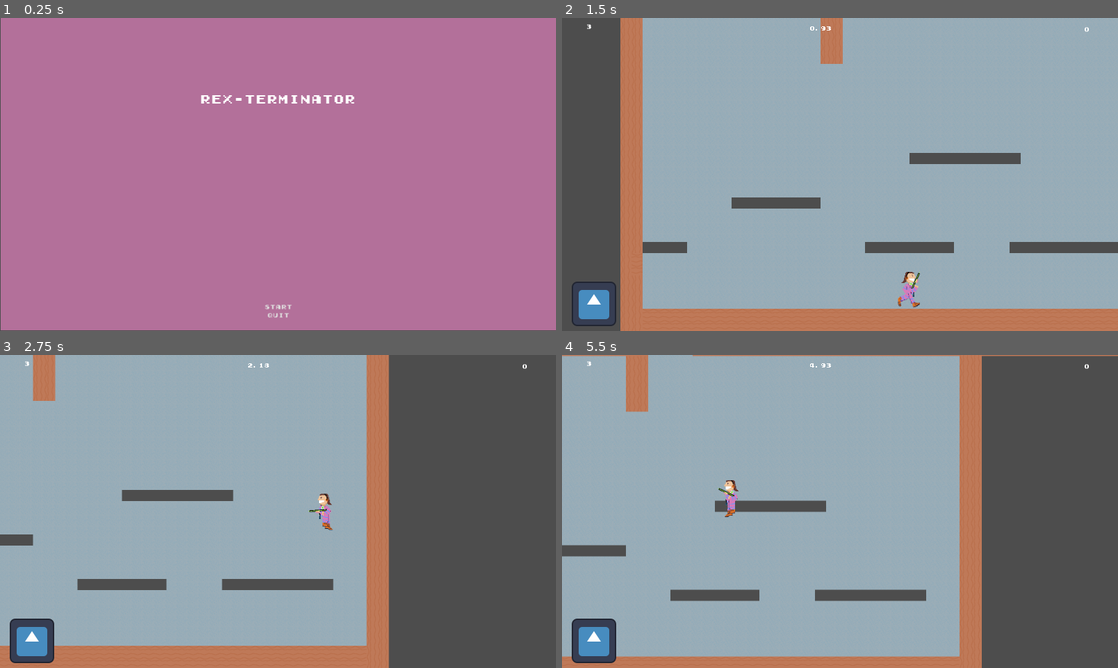
Above: before the commit, frames 1-4 (two rows, left to right).
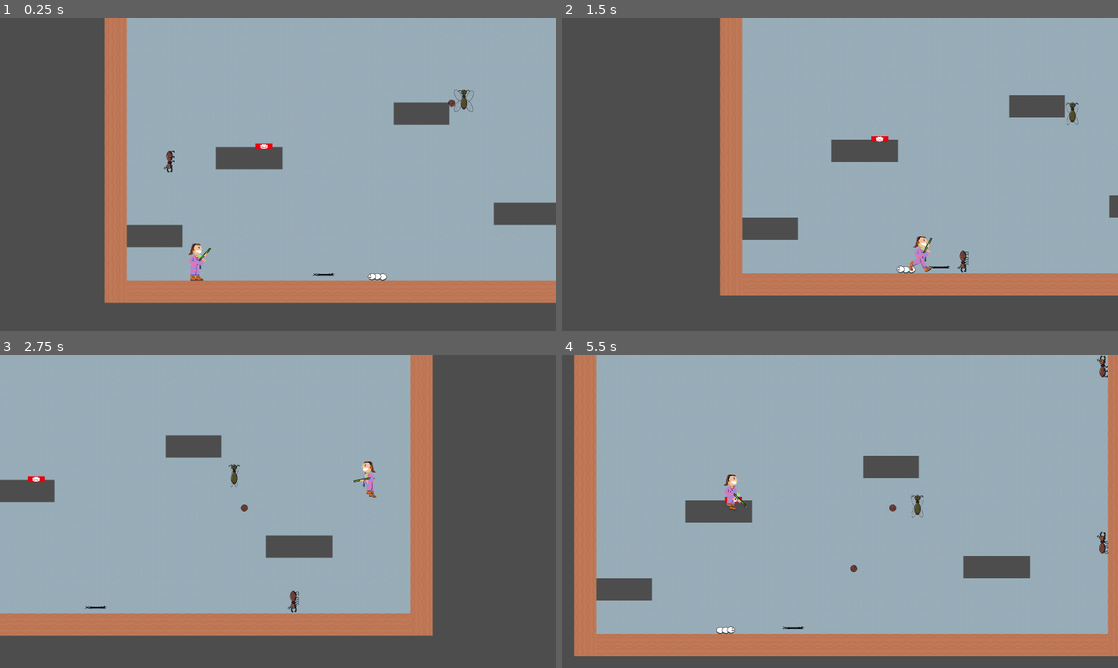
Above: after the commit, the same moments.

Repository: deruitda/ludum-dare-56
Game: Godot game, scene res://scenes/levels/termite_extermination_andrew.tscn
Same seed, same stepped clock (60 frames per second), same inputs: the game is played once before the commit and once after it. Before the commit the project starts from res://scenes/core/main.tscn. The engine's default icon, where the game draws it, is replaced by a stand-in: a white triangle on a blue panel in a dark square. Sound files missing from this copy of the repository are replaced by a short silence.
Inputs (mouse positions are in pixels of both pictures, inside the frame that each line leads up to):
- Up to frame 1 (0.25 s): no input
- Up to frame 2 (1.5 s): click (840, 305) at 0.5 s, where only the run before the commit has a clickable "Start"; move the mouse to (962, 158) at 1.27 s; hold D (move_right) from 1.28 s (still down); tap Shift (dash) at 1.35 s
- Up to frame 3 (2.75 s): keep holding D (move_right); tap Space (jump) at 1.52, 1.82, 2.27, 2.57 s; move the mouse to (166, 527) at 2.02 s; tap Shift (dash) at 2.1 s
- Up to frame 4 (5.5 s): move the mouse to (895, 442) at 2.77 s; release D (move_right) at 2.78 s; press the mouse at (895, 442) at 2.78 s; hold A (move_left) 2.78-3.53 s; tap Shift (dash) at 3.05, 3.6, 4.35, 5.3 s; move the mouse to (812, 574) at 3.52 s; release the mouse at (812, 574) at 3.53 s; hold D (move_right) 3.53-5.03 s; tap Space (jump) at 3.77, 4.07, 4.52, 4.82, 5.27 s; move the mouse to (1006, 558) at 4.27 s; tap Q (respawn, bound only after the commit) at 4.9 s; move the mouse to (673, 464) at 5.02 s; hold A (move_left) from 5.03 s (still down); click (673, 464) at 5.1 s

The runs differ from the first frame. In frame 1, 100% of the frame differs, in the area x 0-100%, y 0-100%; in frame 2, 41%; in frame 3, 28%; in frame 4, 46%.

Commit message:
start of respawn

Diff:
--- a/globals/signal_bus.gd
+++ b/globals/signal_bus.gd
@@ -15,3 +15,5 @@
 signal spawn_enemy(scene: PackedScene, location: Vector2, rotation: float)
 
 signal enemy_died(name: String)
+
+signal set_new_checkpoint(new_checkpoint: Checkpoint)
--- a/project.godot
+++ b/project.godot
@@ -11,7 +11,7 @@
 [application]
 
 config/name="ludum-dare-56"
-run/main_scene="res://scenes/core/main.tscn"
+run/main_scene="res://scenes/levels/termite_extermination_andrew.tscn"
 config/features=PackedStringArray("4.3", "GL Compatibility")
 config/icon="res://icon.svg"
 
@@ -56,6 +56,11 @@
 "events": [Object(InputEventKey,"resource_local_to_scene":false,"resource_name":"","device":-1,"window_id":0,"alt_press …(195 unchanged characters)…
 ]
 }
+respawn={
+"deadzone": 0.5,
+"events": [Object(InputEventKey,"resource_local_to_scene":false,"resource_name":"","device":-1,"window_id":0,"alt_pressed":false,"shift_pressed":false,"ctrl_pressed":false,"meta_pressed":false,"pressed":false,"keycode":0,"physical_keycode":81,"key_label":0,"unicode":113,"location":0,"echo":false,"script":null)
+]
+}
 
 [layer_names]
 
@@ -68,6 +73,7 @@
 2d_physics/layer_7="EnemyBullet"
 2d_physics/layer_8="EnemyHurtBox"
 2d_physics/layer_9="Platform"
+2d_physics/layer_10="Checkpoint"
 SignalBus="*res://globals/signal_bus.gd"
 
 [rendering]
--- /dev/null
+++ b/scenes/core/checkpoint.gd
@@ -0,0 +1,22 @@
+extends Node2D
+class_name Checkpoint
+
+@export var area_2ds: Array[Area2D]
+@onready var has_entered: bool = false
+@onready var spawn_location: Node2D = $SpawnLocation
+
+# Called when the node enters the scene tree for the first time.
+func _ready() -> void:
+	for area_2d in area_2ds:
+		area_2d.set_collision_layer_value(10, true)
+		area_2d.set_collision_mask_value(1, true)
+		area_2d.body_entered.connect(_on_body_entered)
+
+func _on_body_entered(body: Node2D) -> void:
+	has_entered = true
+	SignalBus.set_new_checkpoint.emit(self)
+	for area_2d in area_2ds:
+		area_2d.queue_free()
+
+func get_spawn_position() -> Vector2:
+	return spawn_location.global_position
--- /dev/null
+++ b/scenes/core/checkpoint.tscn
@@ -0,0 +1,16 @@
+[gd_scene load_steps=3 format=3 uid="uid://c5y32eyqqwqo7"]
+
+[ext_resource type="Script" path="res://scenes/core/checkpoint.gd" id="1_dqbu5"]
+[ext_resource type="Texture2D" uid="uid://drgqwovtewp8l" path="res://godot_red.png" id="2_fhd4n"]
+
+[node name="Checkpoint" type="Node2D"]
+position = Vector2(3, 0)
+script = ExtResource("1_dqbu5")
+
+[node name="Sprite2D" type="Sprite2D" parent="."]
+position = Vector2(2, -6)
+scale = Vector2(0.158065, 0.101227)
+texture = ExtResource("2_fhd4n")
+
+[node name="SpawnLocation" type="Node2D" parent="."]
+position = Vector2(0, -27)
--- a/scenes/entity_composition/health_component.gd
+++ b/scenes/entity_composition/health_component.gd
@@ -10,6 +10,7 @@
 @onready var seconds_after_latest_damage: float = 0.0
 
 @export var dash_component: DashComponent
+@export var respawn_component: RespawnComponent
 signal died
 signal damage_applied
 signal is_invulnurable_state_change(is_invulnerable_new_value: bool)
@@ -49,7 +50,9 @@
 	current_health = min(current_health + added_health, max_health)
 
 func is_invulnerable() -> bool:
-	if dash_component:
-		return is_currently_invulnerable_after_damage or dash_component.is_dashing
+	if respawn_component and respawn_component.is_invulnerable:
+		return true
+	if dash_component and dash_component.is_dashing:
+		return true
 	else:
 		return is_currently_invulnerable_after_damage
--- a/scenes/levels/termite_extermination_andrew.tscn
+++ b/scenes/levels/termite_extermination_andrew.tscn
@@ -7,6 +7,13 @@
 [ext_resource type="PackedScene" uid="uid://nuahsfm77qjp" path="res://scenes/enemies/termite_larvae.tscn" id="5_2jaao"]
 [ext_resource type="PackedScene" uid="uid://peddybhwcvq6" path="res://scenes/enemies/termite_soldier.tscn" id="6_0qe46"]
 [ext_resource type="PackedScene" uid="uid://bbumsja2jwtyt" path="res://scenes/enemies/termite_alate.tscn" id="7_xgg5m"]
+[ext_resource type="PackedScene" uid="uid://c5y32eyqqwqo7" path="res://scenes/core/checkpoint.tscn" id="8_m4a0u"]
+
+[sub_resource type="RectangleShape2D" id="RectangleShape2D_2ynr4"]
+size = Vector2(384, 20)
+
+[sub_resource type="RectangleShape2D" id="RectangleShape2D_c5di8"]
+size = Vector2(84.5, 300)
 
 [node name="TermiteExtermination" type="Node2D"]
 position = Vector2(51, -117)
@@ -43,3 +50,20 @@
 
 [node name="TermiteAlate" parent="." instance=ExtResource("7_xgg5m")]
 position = Vector2(1230, -577)
+
+[node name="Checkpoint" parent="." node_paths=PackedStringArray("area_2ds") instance=ExtResource("8_m4a0u")]
+position = Vector2(655, -429)
+area_2ds = [NodePath("../Area2D")]
+
+[node name="Area2D" type="Area2D" parent="."]
+collision_layer = 512
+
+[node name="CollisionShape2D" type="CollisionShape2D" parent="Area2D"]
+position = Vector2(448, -355)
+shape = SubResource("RectangleShape2D_2ynr4")
+
+[node name="CollisionShape2D2" type="CollisionShape2D" parent="Area2D"]
+position = Vector2(599, -200)
+shape = SubResource("RectangleShape2D_c5di8")
+
+[connection signal="body_entered" from="Area2D" to="FollowCam" method="_on_area_2d_body_entered"]
--- a/scenes/player/player.gd
+++ b/scenes/player/player.gd
@@ -27,6 +27,8 @@
 @onready var wall_grace_timer = 0.0  # Timer for wall grace period
 @export var wall_grace_period: float = 0.2
 
+@onready var respawn_component: RespawnComponent = $RespawnComponent
+
 func _ready() -> void:
 	PlayerManager.set_player(self)
 
@@ -34,14 +36,15 @@
 	if is_dead:
 		PlayerManager.remove_current_player()
 		#queue_free()
-	else:
-
+	elif Input.is_action_just_pressed("respawn"):
+		respawn_component.do_respawn(self)
+	else:
 		handle_sprite_orientation()
 		handle_lower_body_sprite_animation()
 
 
 func _physics_process(delta: float) -> void:
-	if is_dead:
+	if is_dead or respawn_component.is_respawn_idling:
 		return
 
 	direction_input = Input.get_axis("move_left", "move_right")
@@ -198,7 +201,7 @@
 	#animated_sprite_2d.play("death")
 
 func finish_death() -> void:
-	queue_free()
+	respawn_component.do_respawn(self)
 
 func _on_damage_applied() -> void:
 	SignalBus.player_hurt.emit()
--- a/scenes/player/player.tscn
+++ b/scenes/player/player.tscn
@@ -16,6 +16,7 @@
 [ext_resource type="Script" path="res://scenes/entity_composition/edge_detector.gd" id="14_vahgb"]
 [ext_resource type="PackedScene" uid="uid://c8nfyb168ghgg" path="res://scenes/core/player_audio.tscn" id="15_e48xh"]
 [ext_resource type="Script" path="res://scenes/entity_composition/dash_component.gd" id="16_tawhn"]
+[ext_resource type="Script" path="res://scenes/player/respawn_component.gd" id="17_qo5ue"]
 
 [sub_resource type="RectangleShape2D" id="RectangleShape2D_jr7co"]
 size = Vector2(23, 64)
@@ -389,7 +390,7 @@
 
 [node name="Player" type="CharacterBody2D" node_paths=PackedStringArray("gun_pivot", "gun", "dash_component", "edge_detector", "lower_body_sprite", "velocity_component")]
 scale = Vector2(1.68, 1.68)
-collision_mask = 262
+collision_mask = 774
 floor_block_on_wall = false
 platform_floor_layers = 4278190338
 platform_wall_layers = 4
@@ -477,6 +478,16 @@
 [node name="Timer" type="Timer" parent="DashComponent"]
 wait_time = 0.2
 
+[node name="RespawnComponent" type="Node" parent="." node_paths=PackedStringArray("respawn_idle_timer", "respawn_invulnerability_timer")]
+script = ExtResource("17_qo5ue")
+respawn_idle_timer = NodePath("RespawnIdleTimer")
+respawn_invulnerability_timer = NodePath("RespawnInvulnerabilityTimer")
+
+[node name="RespawnIdleTimer" type="Timer" parent="RespawnComponent"]
+
+[node name="RespawnInvulnerabilityTimer" type="Timer" parent="RespawnComponent"]
+wait_time = 3.0
+
 [connection signal="damage_applied" from="HealthComponent" to="." method="_on_damage_applied"]
 [connection signal="died" from="HealthComponent" to="." method="_on_died"]
 [connection signal="area_entered" from="HurtBox" to="HurtBox" method="_on_area_entered"]
--- /dev/null
+++ b/scenes/player/respawn_component.gd
@@ -0,0 +1,46 @@
+extends Node
+class_name RespawnComponent
+
+@onready var current_checkpoint: Checkpoint
+
+@export var respawn_idle_timer: Timer
+@export var respawn_invulnerability_timer: Timer
+
+@onready var is_respawn_idling: bool = false
+@onready var is_invulnerable: bool = false
+# Called when the node enters the scene tree for the first time.
+func _ready() -> void:
+	SignalBus.set_new_checkpoint.connect(_set_new_checkpoint)
+	pass # Replace with function body.
+
+
+# Called every frame. 'delta' is the elapsed time since the previous frame.
+func _process(delta: float) -> void:
+	pass
+
+func _set_new_checkpoint(new_checkpoint: Checkpoint) -> void:
+	print("new checkpoint set")
+	current_checkpoint = new_checkpoint
+
+func do_respawn(character_body: CharacterBody2D):
+	if current_checkpoint:
+		character_body.global_position = current_checkpoint.get_spawn_position()
+		is_respawn_idling = true
+		respawn_idle_timer.start()
+		respawn_idle_timer.timeout.connect(_on_respawn_idle_timer_timeout)
+
+		is_invulnerable = true
+		respawn_invulnerability_timer.start()
+		respawn_invulnerability_timer.timeout.connect(_on_respawn_invulnerability_timer_timeout)
+
+func _on_respawn_idle_timer_timeout() -> void:
+	is_respawn_idling = false
+	respawn_idle_timer.stop()
+	respawn_idle_timer.timeout.disconnect(_on_respawn_idle_timer_timeout)
+	pass
+
+func _on_respawn_invulnerability_timer_timeout() -> void:
+
+	is_invulnerable = false
+	respawn_invulnerability_timer.stop()
+	respawn_invulnerability_timer.timeout.disconnect(_on_respawn_invulnerability_timer_timeout)
--- /dev/null
+++ b/scenes/player/respawn_component.tscn
@@ -0,0 +1,6 @@
+[gd_scene load_steps=2 format=3 uid="uid://dqy2gp2dis4rb"]
+
+[ext_resource type="Script" path="res://scenes/player/respawn_component.gd" id="1_inuj3"]
+
+[node name="RespawnComponent" type="Node"]
+script = ExtResource("1_inuj3")
Not shown: 1 places in scenes/levels/termite_extermination_andrew.tscn that only renumber resources
Not shown: 1 places in scenes/player/player.tscn that only renumber resources
